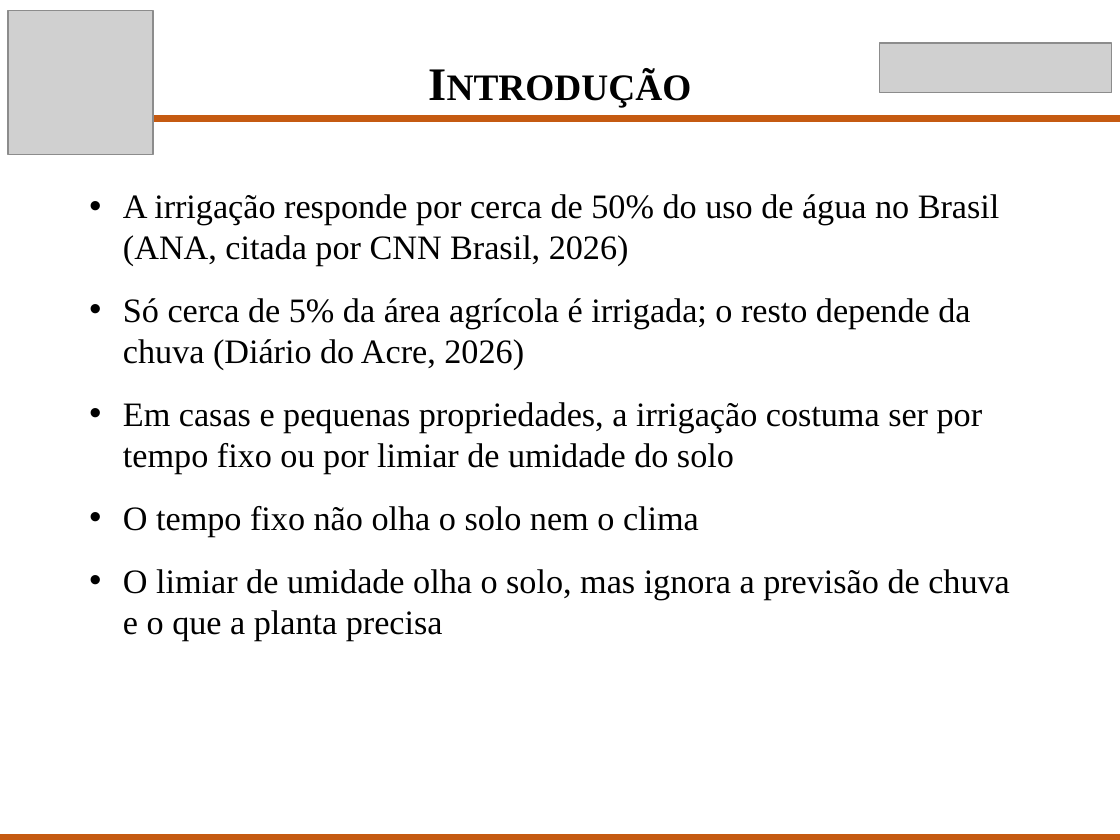
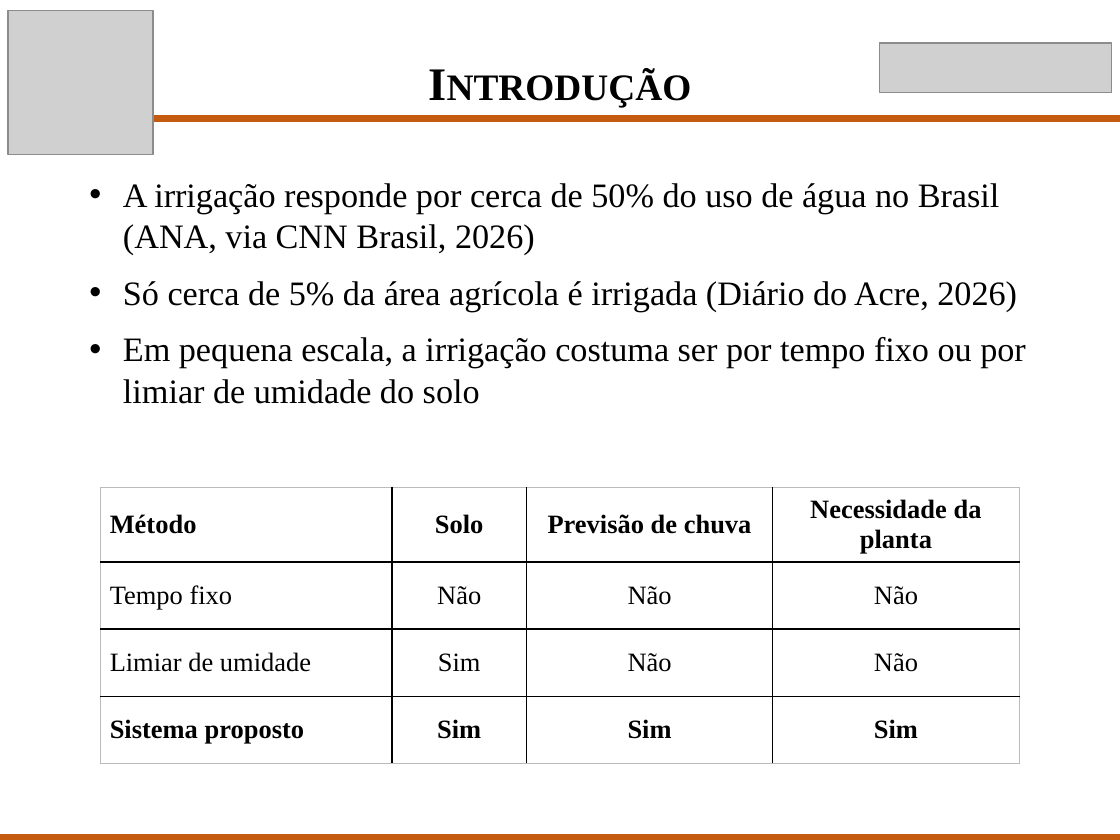
Before and after one commit to Scaglia05/irrigacao-inteligente, a slide deck: slide 3 of docs/p2/Apresentacao_TCC_P2.pptx. Drawn at 1120x840 pixels with LibreOffice and Linux fonts; fonts in the diff are those of the drawing; grey boxes stand for pictures. Boxes give left, top, right and bottom in pixels: in the first picture for what was removed or moved away, otherwise in the second. Text is boxed around its words. In the diff, an @@ line names an element or a change of style, - is before the commit and + after.

```diff
--- a/docs/p2/Apresentacao_TCC_P2.pptx
+++ b/docs/p2/Apresentacao_TCC_P2.pptx
@@ text at (x1=123, y1=183, x2=1026, y2=404): text changed @@
-• A irrigação responde por cerca de 50% do uso de água no Brasil (ANA, citada por CNN Brasil, 2026)
-• Só cerca de 5% da área agrícola é irrigada; o resto depende da chuva (Diário do Acre, 2026)
-• Em casas e pequenas propriedades, a irrigação costuma ser por tempo fixo ou por limiar de umidade do solo
-• O tempo fixo não olha o solo nem o clima
-• O limiar de umidade olha o solo, mas ignora a previsão de chuva e o que a planta precisa
+• A irrigação responde por cerca de 50% do uso de água no Brasil (ANA, via CNN Brasil, 2026)
+• Só cerca de 5% da área agrícola é irrigada (Diário do Acre, 2026)
+• Em pequena escala, a irrigação costuma ser por tempo fixo ou por limiar de umidade do solo
@@ table added at (x1=101, y1=487, x2=1019, y2=756), 4 rows, 4 columns @@
+Método | Solo | Previsão de chuva | Necessidade da planta
+Tempo fixo | Não | Não | Não
+Limiar de umidade | Sim | Não | Não
+Sistema proposto | Sim | Sim | Sim
```
Also in this commit, not shown: 6 other slides changed, 3 slides removed, 1 other file.
